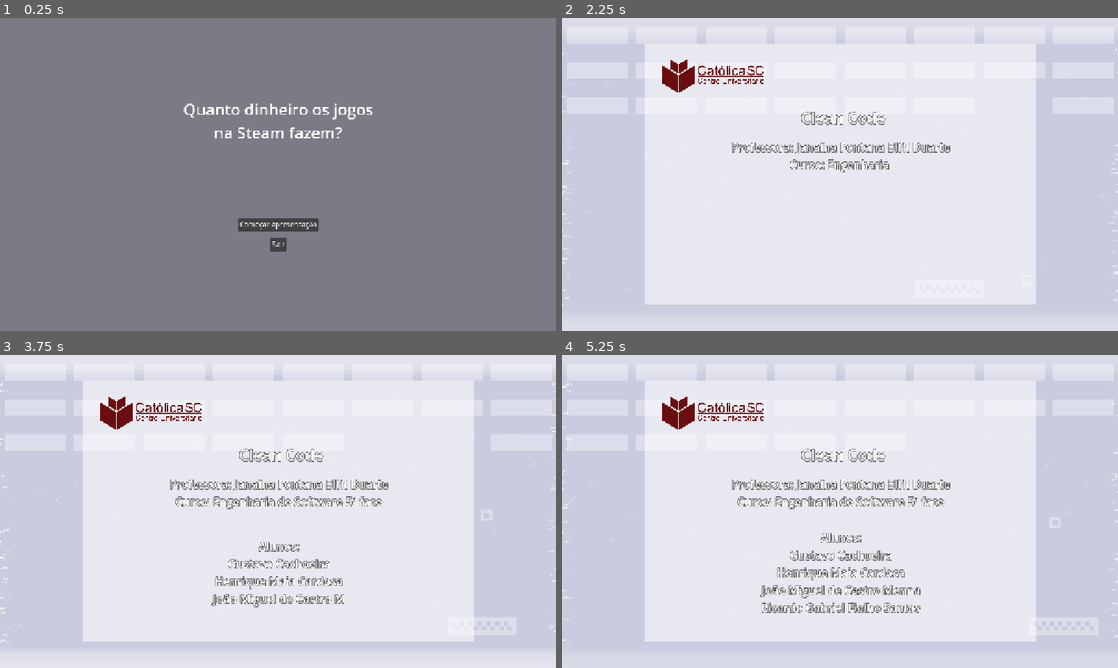
Above: before the commit, frames 1-4 (two rows, left to right).
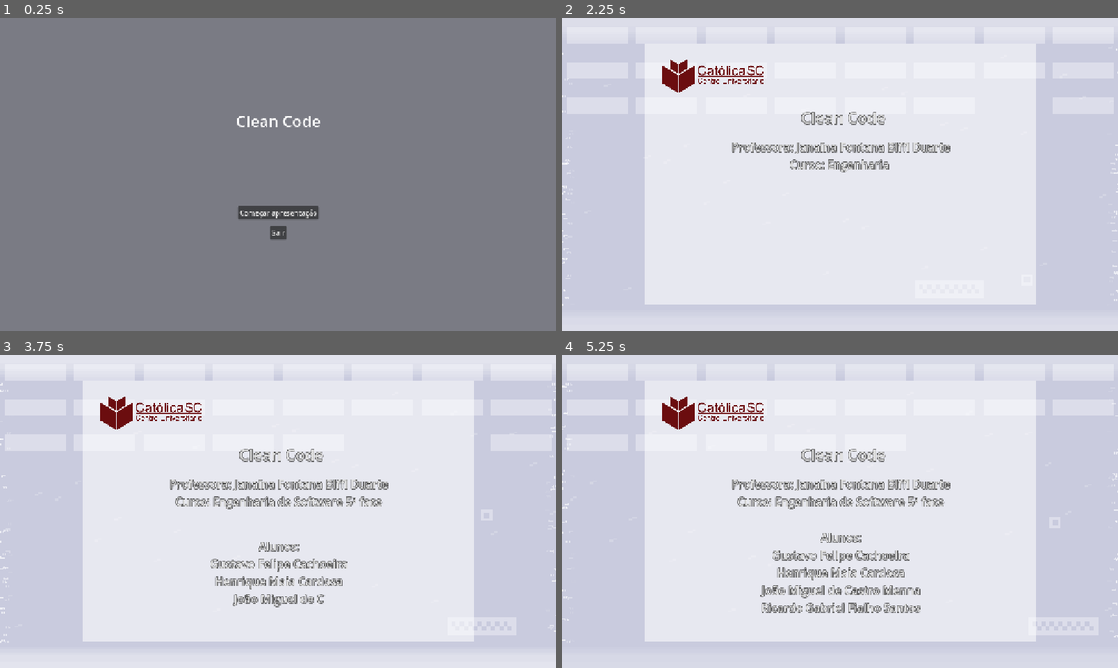
Above: after the commit, the same moments.

Repository: NomikuH8/godot-presentations
Game: Godot game, scene res://scenes/menu.tscn
The game is run twice, just before and just after one commit, with the same random seed, the same clock (stepped at 60 frames per second) and the same inputs.
Inputs (mouse positions are in pixels of both pictures, inside the frame that each line leads up to):
- Up to frame 1 (0.25 s): no input
- Up to frame 2 (2.25 s): click "Começar apresentação" at 0.5 s; move the mouse to (962, 158) at 1.27 s; hold D (right) 1.28-2.03 s; hold 1 (activate) 1.28-2.03 s; move the mouse to (728, 190) at 2.02 s; hold A (left) from 2.03 s (still down); tap 1 (activate) at 2.1 s
- Up to frame 3 (3.75 s): move the mouse to (333, 442) at 2.77 s; release A (left) at 2.78 s; hold 1 (activate) 2.78-3.53 s; hold D (right) from 2.78 s (still down); move the mouse to (250, 574) at 3.52 s; tap 1 (activate) at 3.6 s
- Up to frame 4 (5.25 s): move the mouse to (1006, 558) at 4.27 s; release D (right) at 4.28 s; hold 1 (activate) 4.28-5.03 s; hold A (left) from 4.28 s (still down); move the mouse to (673, 464) at 5.02 s; tap 1 (activate) at 5.1 s

The runs differ from the first frame. In frame 1, 2.2% of the frame differs, in the area x 33-67%, y 27-75%; in frame 2, 0.5%; in frame 3, 1.8%; in frame 4, 1.7%.

Commit message:
Finished Clean Code presentation

Diff:
--- a/scenes/menu.tscn
+++ b/scenes/menu.tscn
@@ -51,8 +51,7 @@
 
 [node name="Title" type="Label" parent="ui/Panel/CenterContainer/MenuContainer"]
 layout_mode = 2
-text = "Quanto dinheiro os jogos
-na Steam fazem?"
+text = "Clean Code"
 label_settings = SubResource("LabelSettings_hinri")
 horizontal_alignment = 1
 
--- a/scenes/slideshow.tscn
+++ b/scenes/slideshow.tscn
@@ -10,37 +10,53 @@
 [ext_resource type="PackedScene" uid="uid://bckxllfl2iaih" path="res://prefabs/slideshow/SlideImage.tscn" id="6_h23tw"]
 [ext_resource type="Texture2D" uid="uid://d2q7dsaajxcnv" path="res://images/presentation/logo_catolica.png" id="7_wu8gi"]
 [ext_resource type="Texture2D" uid="uid://b5qpt17bntu4j" path="res://images/presentation/clean_code/clean_code_book.jpg" id="9_2ed47"]
-[ext_resource type="Texture2D" uid="uid://movxx7vtm8ia" path="res://prefabs/game/code_never_perfect.png" id="10_b861v"]
+[ext_resource type="Texture2D" uid="uid://drdxuox22igxf" path="res://images/presentation/clean_code/meaningful_names.png" id="10_3jqto"]
+[ext_resource type="Texture2D" uid="uid://movxx7vtm8ia" path="res://images/presentation/clean_code/code_never_perfect.png" id="10_b861v"]
+[ext_resource type="Texture2D" uid="uid://dg1ssghu485mm" path="res://images/presentation/clean_code/unecessary_comments.png" id="11_1let4"]
+[ext_resource type="Texture2D" uid="uid://3rydnm7lxhow" path="res://images/presentation/clean_code/bad_unneeded_context.png" id="12_mc46b"]
+[ext_resource type="Texture2D" uid="uid://cu3oapk1xl44x" path="res://images/presentation/clean_code/good_unneeded_context.png" id="13_y3lwy"]
+[ext_resource type="Texture2D" uid="uid://cg0wmge2mnc8q" path="res://images/presentation/clean_code/clean_sql.png" id="14_y3lwy"]
+[ext_resource type="Texture2D" uid="uid://b1q314qtvqpaj" path="res://images/presentation/clean_code/condition_inversion.png" id="15_ciuri"]
+[ext_resource type="Texture2D" uid="uid://bo2j37xhri1p5" path="res://images/presentation/clean_code/magic_numbers.png" id="16_2ed47"]
 
 [sub_resource type="LabelSettings" id="LabelSettings_mo4q6"]
 font_size = 36
+font_color = Color(0.881937, 0.881937, 0.881937, 1)
 outline_size = 5
 outline_color = Color(0.270222, 0.270222, 0.270222, 1)
 
 [sub_resource type="LabelSettings" id="LabelSettings_lt220"]
 font_size = 26
+font_color = Color(0.882353, 0.882353, 0.882353, 1)
 outline_size = 5
 outline_color = Color(0.270222, 0.270222, 0.270222, 1)
 
 [sub_resource type="LabelSettings" id="LabelSettings_8m7q1"]
 font_size = 26
+font_color = Color(0.882353, 0.882353, 0.882353, 1)
 outline_size = 5
 outline_color = Color(0.270222, 0.270222, 0.270222, 1)
 
 [sub_resource type="LabelSettings" id="LabelSettings_vu7gd"]
 font_size = 44
+font_color = Color(0.882353, 0.882353, 0.882353, 1)
 outline_size = 5
 outline_color = Color(0.0562916, 0.0562916, 0.0562916, 1)
 
 [sub_resource type="LabelSettings" id="LabelSettings_bx7a1"]
 font_size = 32
+font_color = Color(0.882353, 0.882353, 0.882353, 1)
 outline_size = 5
 outline_color = Color(0.0562916, 0.0562916, 0.0562916, 1)
 
 [sub_resource type="LabelSettings" id="LabelSettings_vsyg5"]
 font_size = 28
+font_color = Color(0.882353, 0.882353, 0.882353, 1)
 outline_size = 5
 outline_color = Color(0.0562916, 0.0562916, 0.0562916, 1)
+
+[sub_resource type="StyleBoxFlat" id="StyleBoxFlat_2ed47"]
+bg_color = Color(1, 1, 1, 1)
 
 [sub_resource type="StyleBoxEmpty" id="StyleBoxEmpty_b1cii"]
 
@@ -89,7 +105,6 @@
 grow_vertical = 2
 
 [node name="Slide" parent="Control/Slides" instance=ExtResource("5_p84bp")]
-visible = false
 layout_mode = 1
 exit_animation = 1
 text_appear = 0.01
@@ -136,7 +151,7 @@
 offset_bottom = 555.0
 theme_override_colors/font_color = Color(0, 0, 0, 1)
 text = "Alunos:
-Gustavo Cachoeira
+Gustavo Felipe Cachoeira
 Henrique Maia Cardosa
 João Miguel de Castro Menna
 Ricardo Gabriel Fialho Santos"
@@ -211,33 +226,23 @@
 label_settings = SubResource("LabelSettings_vsyg5")
 vertical_alignment = 1
 
-[node name="Label9" type="Label" parent="Control/Slides/Slide2"]
+[node name="Label7" type="Label" parent="Control/Slides/Slide2"]
 layout_mode = 0
 offset_left = 130.0
 offset_top = 360.0
-offset_right = 634.0
+offset_right = 617.0
 offset_bottom = 405.0
-text = "05 - Ferramentas para implementar o Clean Code"
-label_settings = SubResource("LabelSettings_vsyg5")
-vertical_alignment = 1
-
-[node name="Label7" type="Label" parent="Control/Slides/Slide2"]
+text = "05 - Técnicas gerais que ajudam o Clean Code"
+label_settings = SubResource("LabelSettings_vsyg5")
+vertical_alignment = 1
+
+[node name="Label10" type="Label" parent="Control/Slides/Slide2"]
 layout_mode = 0
 offset_left = 130.0
-offset_top = 402.0
-offset_right = 505.0
-offset_bottom = 447.0
-text = "06 - Exemplos de código sujo e limpo"
-label_settings = SubResource("LabelSettings_vsyg5")
-vertical_alignment = 1
-
-[node name="Label8" type="Label" parent="Control/Slides/Slide2"]
-layout_mode = 0
-offset_left = 130.0
-offset_top = 447.0
+offset_top = 407.0
 offset_right = 537.0
-offset_bottom = 492.0
-text = "07 - Onde posso ver mais sobre?"
+offset_bottom = 452.0
+text = "06 - Conclusão"
 label_settings = SubResource("LabelSettings_vsyg5")
 vertical_alignment = 1
 
@@ -245,6 +250,7 @@
 visible = false
 layout_mode = 1
 enter_animation = 1
+exit_animation = 1
 text_appear = 0.01
 
 [node name="Label" type="Label" parent="Control/Slides/Slide13"]
@@ -293,6 +299,8 @@
 visible = false
 layout_mode = 1
 enter_animation = 1
+exit_animation = 1
+text_appear = 0.01
 
 [node name="Label" type="Label" parent="Control/Slides/Slide16"]
 layout_mode = 0
@@ -321,6 +329,8 @@
 visible = false
 layout_mode = 1
 enter_animation = 1
+exit_animation = 1
+text_appear = 0.01
 
 [node name="Label" type="Label" parent="Control/Slides/Slide19"]
 layout_mode = 0
@@ -348,6 +358,7 @@
 visible = false
 layout_mode = 1
 enter_animation = 1
+text_appear = 0.01
 
 [node name="Label" type="Label" parent="Control/Slides/Slide20"]
 layout_mode = 0
@@ -382,7 +393,7 @@
 [node name="Slide21" parent="Control/Slides" instance=ExtResource("5_p84bp")]
 visible = false
 layout_mode = 1
-enter_animation = 1
+text_appear = 0.01
 
 [node name="Label" type="Label" parent="Control/Slides/Slide21"]
 layout_mode = 0
@@ -402,38 +413,355 @@
 offset_bottom = 407.0
 text = "Nomeação significativa:
 - Os nomes de variáveis, funções e classes devem ser
-expressivos
+expressivos.
 - Não tenha medo de nomes grandes!"
 label_settings = SubResource("LabelSettings_vsyg5")
 
-[node name="Slide17" parent="Control/Slides" instance=ExtResource("5_p84bp")]
-visible = false
-layout_mode = 1
-enter_animation = 1
-
-[node name="Label" type="Label" parent="Control/Slides/Slide17"]
-layout_mode = 0
-offset_left = 82.0
-offset_top = 47.0
-offset_right = 676.0
-offset_bottom = 108.0
-text = "Conclusão"
-label_settings = SubResource("LabelSettings_vu7gd")
-vertical_alignment = 1
-
-[node name="Label2" type="Label" parent="Control/Slides/Slide17"]
+[node name="SlideImage" parent="Control/Slides/Slide21" instance=ExtResource("6_h23tw")]
+layout_mode = 1
+anchors_preset = 8
+anchor_left = 0.5
+anchor_top = 0.5
+anchor_right = 0.5
+anchor_bottom = 0.5
+offset_left = -384.0
+offset_top = 0.0
+offset_right = 384.0
+offset_bottom = 265.0
+grow_horizontal = 2
+grow_vertical = 2
+texture = ExtResource("10_3jqto")
+expand_mode = 1
+
+[node name="Slide22" parent="Control/Slides" instance=ExtResource("5_p84bp")]
+visible = false
+layout_mode = 1
+text_appear = 0.01
+
+[node name="Label" type="Label" parent="Control/Slides/Slide22"]
+layout_mode = 0
+offset_left = 82.0
+offset_top = 47.0
+offset_right = 676.0
+offset_bottom = 108.0
+text = "Alguns princípios do Clean Code"
+label_settings = SubResource("LabelSettings_vu7gd")
+vertical_alignment = 1
+
+[node name="Label2" type="Label" parent="Control/Slides/Slide22"]
 layout_mode = 0
 offset_left = 82.0
 offset_top = 116.0
 offset_right = 754.0
 offset_bottom = 407.0
-text = "- Nenhum código é perfeito, por mais que siga o livro"
+text = "Comentários desnecessários:
+- Evite comentários que falam o óbvio.
+- O código deve ser autoexplicativo, se precisa de
+comentários para entender, é hora de refatorar."
+label_settings = SubResource("LabelSettings_vsyg5")
+
+[node name="Label3" type="Label" parent="Control/Slides/Slide22"]
+layout_mode = 1
+anchors_preset = 3
+anchor_left = 1.0
+anchor_top = 1.0
+anchor_right = 1.0
+anchor_bottom = 1.0
+offset_left = -432.0
+offset_top = -77.0
+offset_right = -44.0
+offset_bottom = -38.0
+grow_horizontal = 0
+grow_vertical = 0
+text = "Exemplo no próximo slide >>"
+label_settings = SubResource("LabelSettings_vsyg5")
+horizontal_alignment = 2
+vertical_alignment = 2
+
+[node name="Slide23" parent="Control/Slides" instance=ExtResource("5_p84bp")]
+visible = false
+layout_mode = 1
+text_appear = 0.01
+
+[node name="ScrollContainer" type="ScrollContainer" parent="Control/Slides/Slide23"]
+layout_mode = 1
+anchors_preset = 15
+anchor_right = 1.0
+anchor_bottom = 1.0
+offset_left = 46.0
+offset_top = 32.0
+offset_right = -45.0
+offset_bottom = -32.0
+grow_horizontal = 2
+grow_vertical = 2
+horizontal_scroll_mode = 3
+
+[node name="TextureRect" type="TextureRect" parent="Control/Slides/Slide23/ScrollContainer"]
+layout_mode = 2
+texture = ExtResource("11_1let4")
+
+[node name="Slide24" parent="Control/Slides" instance=ExtResource("5_p84bp")]
+visible = false
+layout_mode = 1
+text_appear = 0.01
+
+[node name="Label" type="Label" parent="Control/Slides/Slide24"]
+layout_mode = 0
+offset_left = 82.0
+offset_top = 47.0
+offset_right = 676.0
+offset_bottom = 108.0
+text = "Alguns princípios do Clean Code"
+label_settings = SubResource("LabelSettings_vu7gd")
+vertical_alignment = 1
+
+[node name="Label2" type="Label" parent="Control/Slides/Slide24"]
+layout_mode = 0
+offset_left = 82.0
+offset_top = 116.0
+offset_right = 796.0
+offset_bottom = 239.0
+text = "Não adicione contexto desnecessário:
+- Se uma classe ou objeto te diz algo, não a repita
+no nome da variável."
+label_settings = SubResource("LabelSettings_vsyg5")
+
+[node name="SlideImage" parent="Control/Slides/Slide24" instance=ExtResource("6_h23tw")]
+layout_mode = 1
+anchors_preset = 8
+anchor_left = 0.5
+anchor_top = 0.5
+anchor_right = 0.5
+anchor_bottom = 0.5
+offset_left = -443.0
+offset_top = -55.0
+offset_right = 16.0
+offset_bottom = 289.0
+grow_horizontal = 2
+grow_vertical = 2
+texture = ExtResource("12_mc46b")
+
+[node name="SlideImage2" parent="Control/Slides/Slide24" instance=ExtResource("6_h23tw")]
+layout_mode = 1
+anchors_preset = 8
+anchor_left = 0.5
+anchor_top = 0.5
+anchor_right = 0.5
+anchor_bottom = 0.5
+offset_left = 0.0
+offset_top = -55.0
+offset_right = 445.0
+offset_bottom = 289.0
+grow_horizontal = 2
+grow_vertical = 2
+texture = ExtResource("13_y3lwy")
+
+[node name="Label3" type="Label" parent="Control/Slides/Slide24"]
+layout_mode = 0
+offset_left = 356.0
+offset_top = 258.0
+offset_right = 426.0
+offset_bottom = 297.0
+text = "Ruim"
+label_settings = SubResource("LabelSettings_vsyg5")
+
+[node name="Label4" type="Label" parent="Control/Slides/Slide24"]
+layout_mode = 0
+offset_left = 812.0
+offset_top = 258.0
+offset_right = 874.0
+offset_bottom = 297.0
+text = "Bom"
+label_settings = SubResource("LabelSettings_vsyg5")
+
+[node name="Panel" type="Panel" parent="Control/Slides/Slide24"]
+layout_mode = 0
+offset_left = 441.0
+offset_top = 245.0
+offset_right = 448.0
+offset_bottom = 589.0
+theme_override_styles/panel = SubResource("StyleBoxFlat_2ed47")
+
+[node name="Slide25" parent="Control/Slides" instance=ExtResource("5_p84bp")]
+visible = false
+layout_mode = 1
+exit_animation = 1
+text_appear = 0.01
+
+[node name="ScrollContainer" type="ScrollContainer" parent="Control/Slides/Slide25"]
+layout_mode = 1
+anchors_preset = 15
+anchor_right = 1.0
+anchor_bottom = 1.0
+offset_left = 46.0
+offset_top = 32.0
+offset_right = -45.0
+offset_bottom = -32.0
+grow_horizontal = 2
+grow_vertical = 2
+
+[node name="TextureRect" type="TextureRect" parent="Control/Slides/Slide25/ScrollContainer"]
+layout_mode = 2
+texture = ExtResource("14_y3lwy")
+
+[node name="Slide26" parent="Control/Slides" instance=ExtResource("5_p84bp")]
+visible = false
+layout_mode = 1
+enter_animation = 1
+text_appear = 0.01
+
+[node name="Label" type="Label" parent="Control/Slides/Slide26"]
+layout_mode = 0
+offset_left = 82.0
+offset_top = 47.0
+offset_right = 676.0
+offset_bottom = 108.0
+text = "Técnicas gerais que ajudam o CC"
+label_settings = SubResource("LabelSettings_vu7gd")
+vertical_alignment = 1
+
+[node name="Label2" type="Label" parent="Control/Slides/Slide26"]
+layout_mode = 0
+offset_left = 82.0
+offset_top = 116.0
+offset_right = 796.0
+offset_bottom = 197.0
+text = "Inversão de condição:
+- Diminui o aninhamento de condições."
+label_settings = SubResource("LabelSettings_vsyg5")
+
+[node name="ScrollContainer" type="ScrollContainer" parent="Control/Slides/Slide26"]
+layout_mode = 1
+anchors_preset = 15
+anchor_right = 1.0
+anchor_bottom = 1.0
+offset_left = 46.0
+offset_top = 209.0
+offset_right = -45.0
+offset_bottom = -32.0
+grow_horizontal = 2
+grow_vertical = 2
+horizontal_scroll_mode = 3
+
+[node name="TextureRect" type="TextureRect" parent="Control/Slides/Slide26/ScrollContainer"]
+layout_mode = 2
+texture = ExtResource("15_ciuri")
+
+[node name="Slide27" parent="Control/Slides" instance=ExtResource("5_p84bp")]
+visible = false
+layout_mode = 1
+text_appear = 0.01
+
+[node name="Label" type="Label" parent="Control/Slides/Slide27"]
+layout_mode = 0
+offset_left = 82.0
+offset_top = 47.0
+offset_right = 676.0
+offset_bottom = 108.0
+text = "Técnicas gerais que ajudam o CC"
+label_settings = SubResource("LabelSettings_vu7gd")
+vertical_alignment = 1
+
+[node name="Label2" type="Label" parent="Control/Slides/Slide27"]
+layout_mode = 0
+offset_left = 82.0
+offset_top = 116.0
+offset_right = 796.0
+offset_bottom = 197.0
+text = "Extração de função:
+- Separe grandes funções em funções menores."
+label_settings = SubResource("LabelSettings_vsyg5")
+
+[node name="ScrollContainer" type="ScrollContainer" parent="Control/Slides/Slide27"]
+layout_mode = 1
+anchors_preset = 15
+anchor_right = 1.0
+anchor_bottom = 1.0
+offset_left = 46.0
+offset_top = 209.0
+offset_right = -45.0
+offset_bottom = -32.0
+grow_horizontal = 2
+grow_vertical = 2
+horizontal_scroll_mode = 3
+
+[node name="TextureRect" type="TextureRect" parent="Control/Slides/Slide27/ScrollContainer"]
+layout_mode = 2
+texture = ExtResource("15_ciuri")
+
+[node name="Slide28" parent="Control/Slides" instance=ExtResource("5_p84bp")]
+visible = false
+layout_mode = 1
+text_appear = 0.01
+
+[node name="Label" type="Label" parent="Control/Slides/Slide28"]
+layout_mode = 0
+offset_left = 82.0
+offset_top = 47.0
+offset_right = 676.0
+offset_bottom = 108.0
+text = "Técnicas gerais que ajudam o CC"
+label_settings = SubResource("LabelSettings_vu7gd")
+vertical_alignment = 1
+
+[node name="Label2" type="Label" parent="Control/Slides/Slide28"]
+layout_mode = 0
+offset_left = 82.0
+offset_top = 116.0
+offset_right = 796.0
+offset_bottom = 197.0
+text = "Evite números mágicos:
+- Deixam o código enigmatico."
+label_settings = SubResource("LabelSettings_vsyg5")
+
+[node name="ScrollContainer" type="ScrollContainer" parent="Control/Slides/Slide28"]
+layout_mode = 1
+anchors_preset = 15
+anchor_right = 1.0
+anchor_bottom = 1.0
+offset_left = 132.0
+offset_top = 209.0
+offset_right = -132.0
+offset_bottom = -41.0
+grow_horizontal = 2
+grow_vertical = 2
+horizontal_scroll_mode = 3
+
+[node name="TextureRect" type="TextureRect" parent="Control/Slides/Slide28/ScrollContainer"]
+layout_mode = 2
+texture = ExtResource("16_2ed47")
+
+[node name="Slide17" parent="Control/Slides" instance=ExtResource("5_p84bp")]
+visible = false
+layout_mode = 1
+enter_animation = 1
+exit_animation = 1
+text_appear = 0.01
+
+[node name="Label" type="Label" parent="Control/Slides/Slide17"]
+layout_mode = 0
+offset_left = 82.0
+offset_top = 47.0
+offset_right = 676.0
+offset_bottom = 108.0
+text = "Conclusão"
+label_settings = SubResource("LabelSettings_vu7gd")
+vertical_alignment = 1
+
+[node name="Label2" type="Label" parent="Control/Slides/Slide17"]
+layout_mode = 0
+offset_left = 82.0
+offset_top = 116.0
+offset_right = 795.0
+offset_bottom = 155.0
+text = "- Nenhum código é perfeito, por mais que siga o livro."
 label_settings = SubResource("LabelSettings_vsyg5")
 
 [node name="Slide18" parent="Control/Slides" instance=ExtResource("5_p84bp")]
 visible = false
 layout_mode = 1
-enter_animation = 1
+exit_animation = 3
+text_appear = 0.01
 
 [node name="Label" type="Label" parent="Control/Slides/Slide18"]
 layout_mode = 0
@@ -458,6 +786,7 @@
 visible = false
 layout_mode = 1
 theme_override_styles/panel = SubResource("StyleBoxEmpty_b1cii")
+text_appear = 0.01
 
 [node name="Label" type="Label" parent="Control/Slides/Slide12"]
 layout_mode = 0
Binary file removed: images/presentation/battlefield3.jpg
Binary file removed: images/presentation/bitblasterxl.jpg
Binary file added: images/presentation/clean_code/bad_unneeded_context.png
Not shown, changed: images/presentation/clean_code/bad_unneeded_context.png.import
Binary file added: images/presentation/clean_code/clean_sql.png
Not shown, changed: images/presentation/clean_code/clean_sql.png.import
Renamed: prefabs/game/code_never_perfect.png -> images/presentation/clean_code/code_never_perfect.png
Not shown, changed: images/presentation/clean_code/code_never_perfect.png.import
Binary file added: images/presentation/clean_code/condition_inversion.png
Not shown, changed: images/presentation/clean_code/condition_inversion.png.import
Binary file added: images/presentation/clean_code/good_unneeded_context.png
Not shown, changed: images/presentation/clean_code/good_unneeded_context.png.import
(and 16 more such lines)
